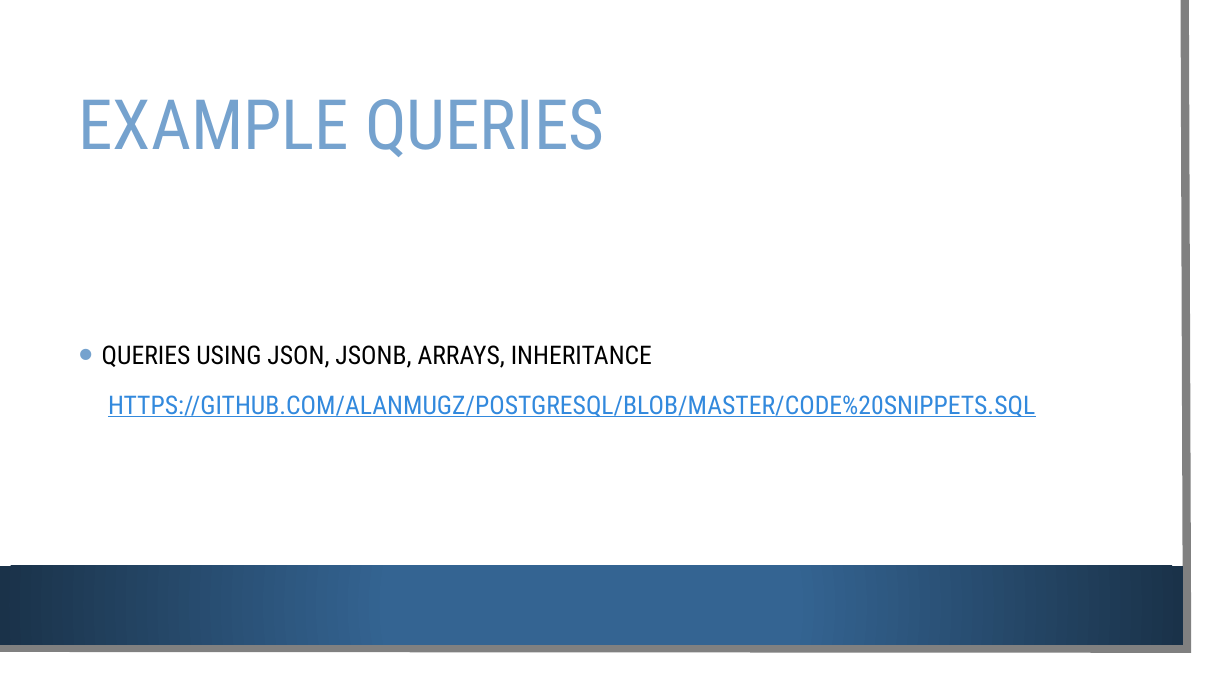
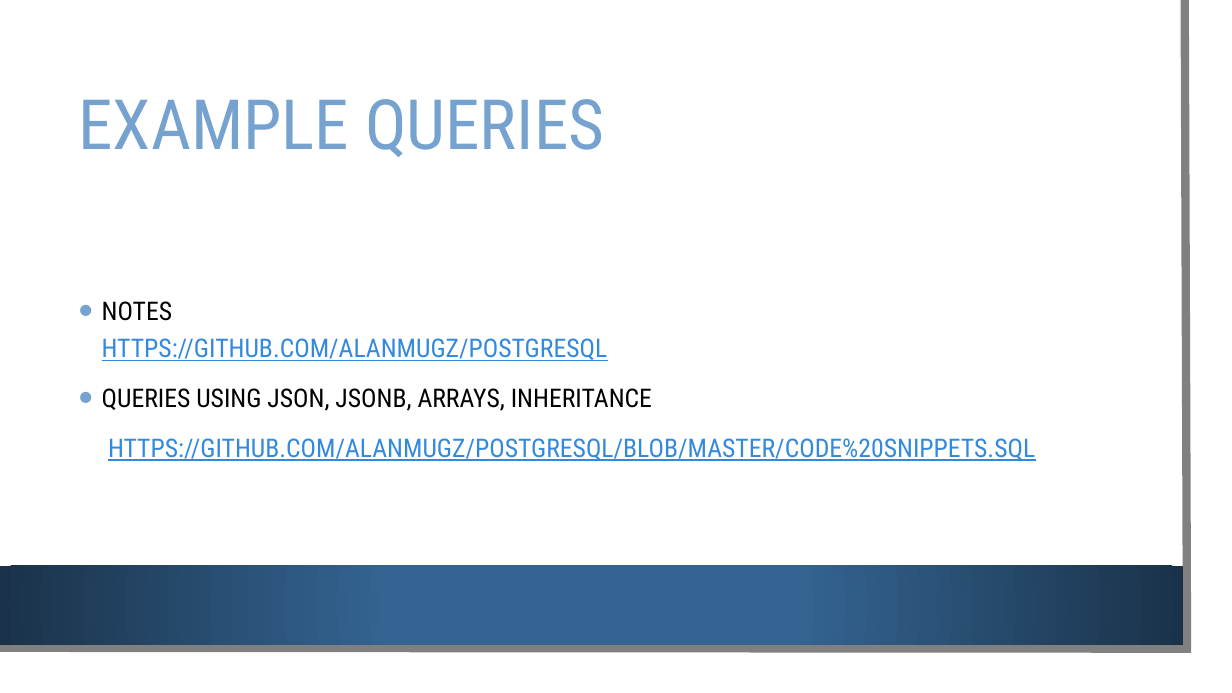
Before and after one commit to Alanmugz/PostGreSQL, a slide deck: slide 13 of PostgreSQL.pptx. Drawn at 1232x693 pixels with LibreOffice and Linux fonts; fonts in the diff are those of the drawing; background and template pictures are left out. Boxes give left, top, right and bottom in pixels: in the first picture for what was removed or moved away, otherwise in the second. Text is boxed around its words. In the diff, an @@ line names an element or a change of style, - is before the commit and + after.

Commit message:
Update to pptx

```diff
--- a/PostgreSQL.pptx
+++ b/PostgreSQL.pptx
@@ text at bbox=[102, 301, 608, 361]: paragraph added @@
+• NOTES HTTPS://GITHUB.COM/ALANMUGZ/POSTGRESQL
```
